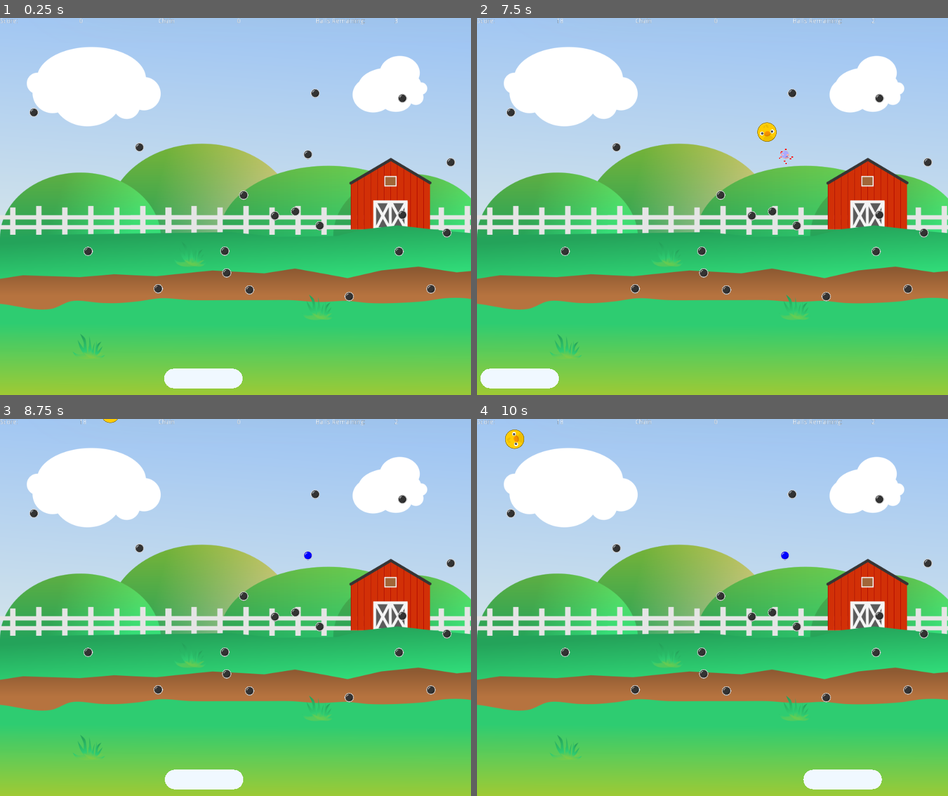
Above: before the commit, frames 1-4 (two rows, left to right).
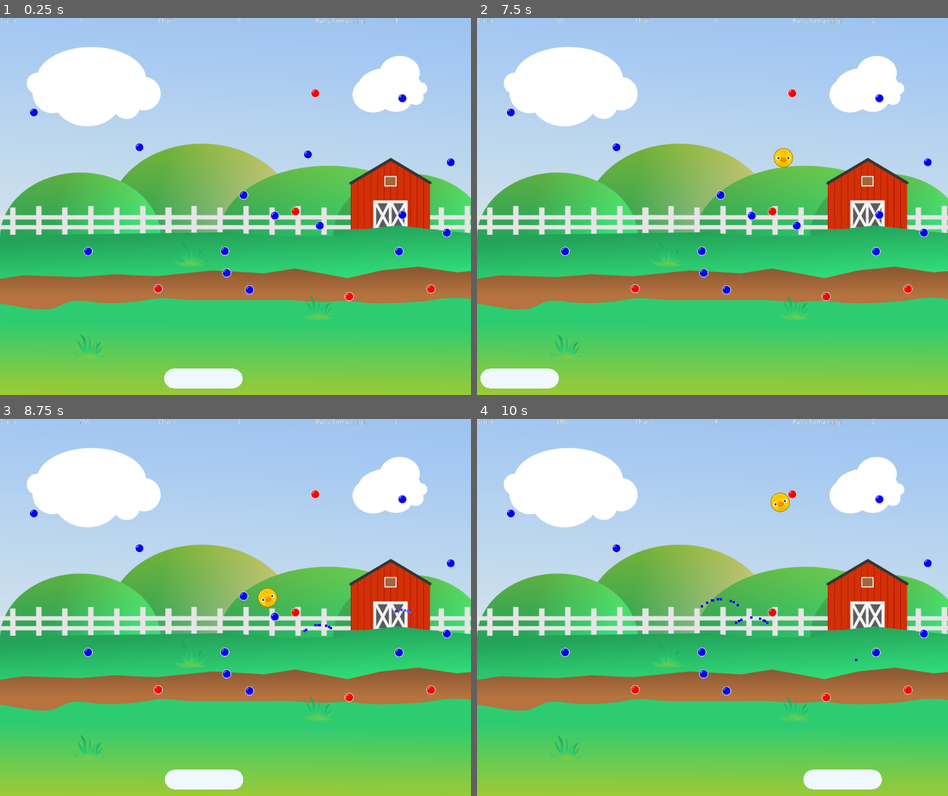
Above: after the commit, the same moments.

Repository: doctor-g/GGJ21
Game: Godot game, scene res://src/Level.tscn
Same seed, same stepped clock (60 frames per second), same inputs: the game is played once before the commit and once after it.
Inputs (mouse positions are in pixels of both pictures, inside the frame that each line leads up to):
- Up to frame 1 (0.25 s): no input
- Up to frame 2 (7.5 s): move the mouse to (816, 187) at 0.52 s; click (816, 187) at 0.67 s; move the mouse to (618, 225) at 1.27 s; click (618, 225) at 1.42 s; move the mouse to (759, 123) at 2.02 s; click (759, 123) at 2.17 s; move the mouse to (688, 281) at 2.77 s; click (688, 281) at 2.92 s; move the mouse to (853, 263) at 3.52 s; click (853, 263) at 3.67 s; move the mouse to (571, 149) at 4.27 s; click (571, 149) at 4.42 s; move the mouse to (736, 206) at 5.02 s; click (736, 206) at 5.17 s; move the mouse to (641, 112) at 5.77 s; click (641, 112) at 5.92 s; move the mouse to (816, 187) at 6.52 s; click (816, 187) at 6.67 s; move the mouse to (618, 225) at 7.27 s; click (618, 225) at 7.42 s
- Up to frame 3 (8.75 s): move the mouse to (282, 524) at 8.02 s; click (282, 524) at 8.17 s
- Up to frame 4 (10 s): move the mouse to (688, 682) at 8.77 s; click (688, 682) at 8.92 s; move the mouse to (853, 664) at 9.52 s; click (853, 664) at 9.67 s

The runs differ from the first frame. In frame 1, 0.6% of the frame differs, in the area x 6-97%, y 18-75%; in frame 2, 0.9%; in frame 3, 0.8%; in frame 4, 1.0%, in the area x 5-97%, y 0-75%.

Commit message:
Go back to reasonable defaults

Diff:
--- a/project/src/PegGenerator.gd
+++ b/project/src/PegGenerator.gd
@@ -6,8 +6,8 @@
 
 export var max_pegs := 20
 export var min_distance_between_pegs := 40.0
-export var upgraded_pegs := 40
-export var max_peg_health := 3
+export var upgraded_pegs := 5
+export var max_peg_health := 2
 
 var _peg_positions := []
 var _spawn_area_offset := Vector2.ZERO
